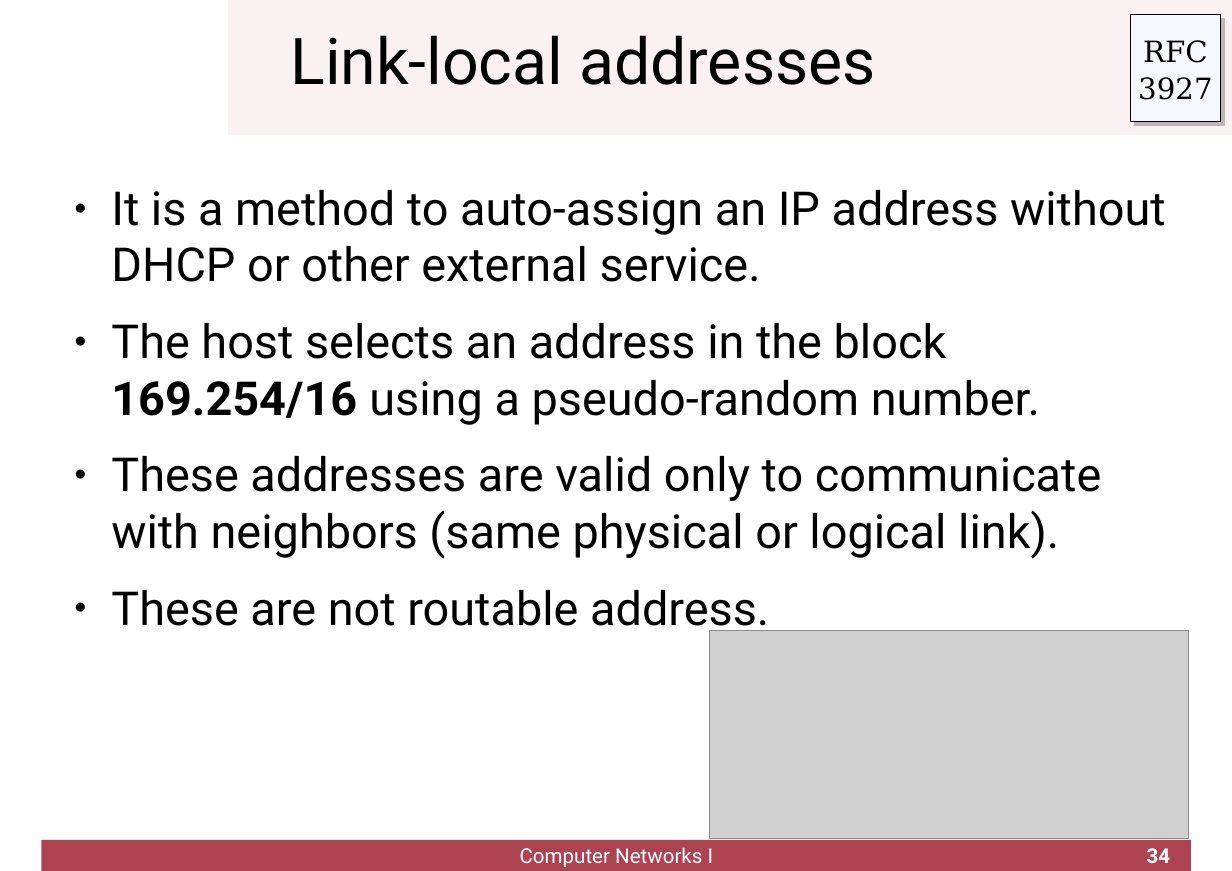
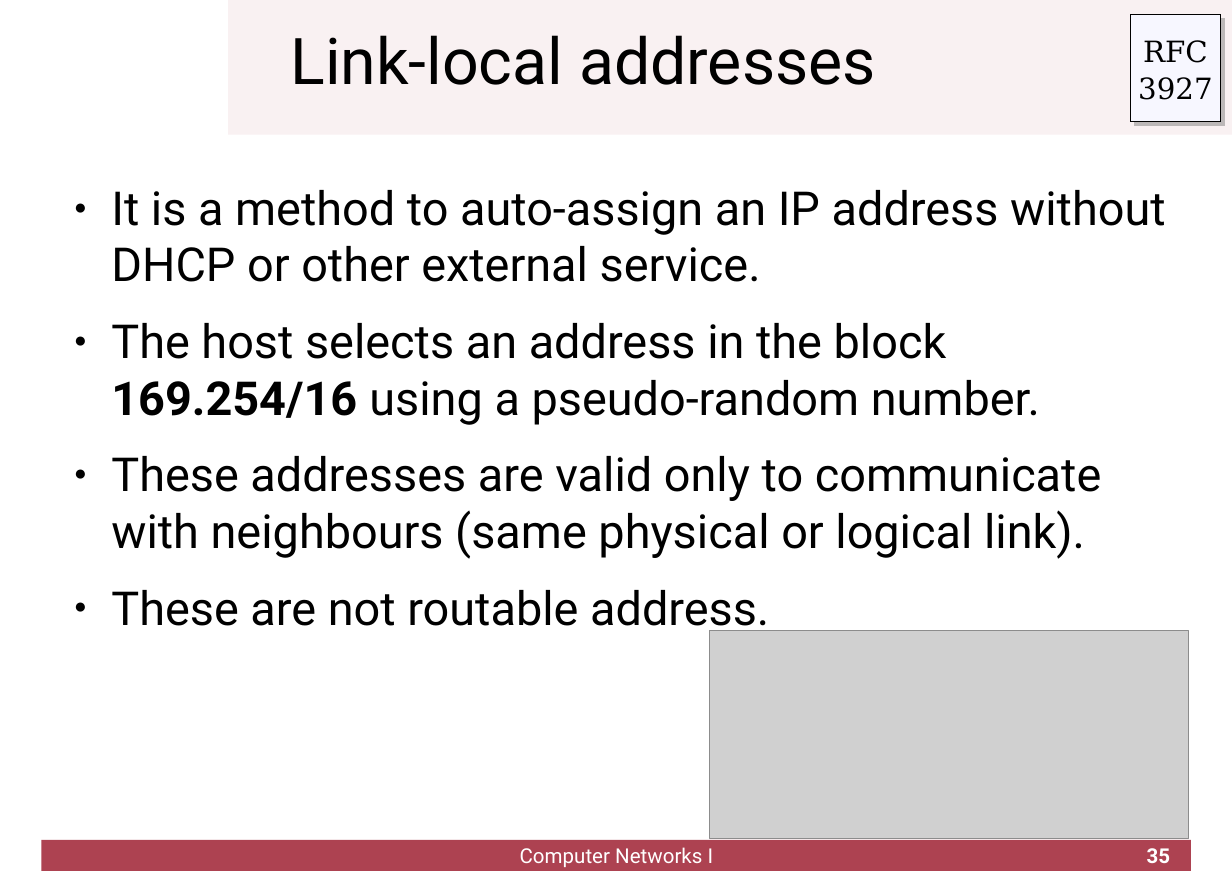
Before and after one commit to cletomartin/redes1, a slide deck: slide 35 of slides/network.odp (slide 34 before the commit). Drawn at 1232x871 pixels with LibreOffice and Linux fonts; fonts in the diff are those of the drawing; grey boxes stand for pictures; background and template pictures are left out. Boxes give left, top, right and bottom in pixels: in the first picture for what was removed or moved away, otherwise in the second. Text is boxed around its words. In the diff, an @@ line names an element or a change of style, - is before the commit and + after.

```diff
--- a/slides/network.odp
+++ b/slides/network.odp
@@ text at (x1=111, y1=456, x2=1102, y2=559): text changed @@
-● These addresses are valid only to communicate with neighbors (same physical or logical link).
+● These addresses are valid only to communicate with neighbours (same physical or logical link).
@@ page number at (x1=1147, y1=848, x2=1171, y2=863): text changed @@
-34
+35
```
Also in this commit, not shown: 5 other slides changed, 1 slide added, 3 other files.
